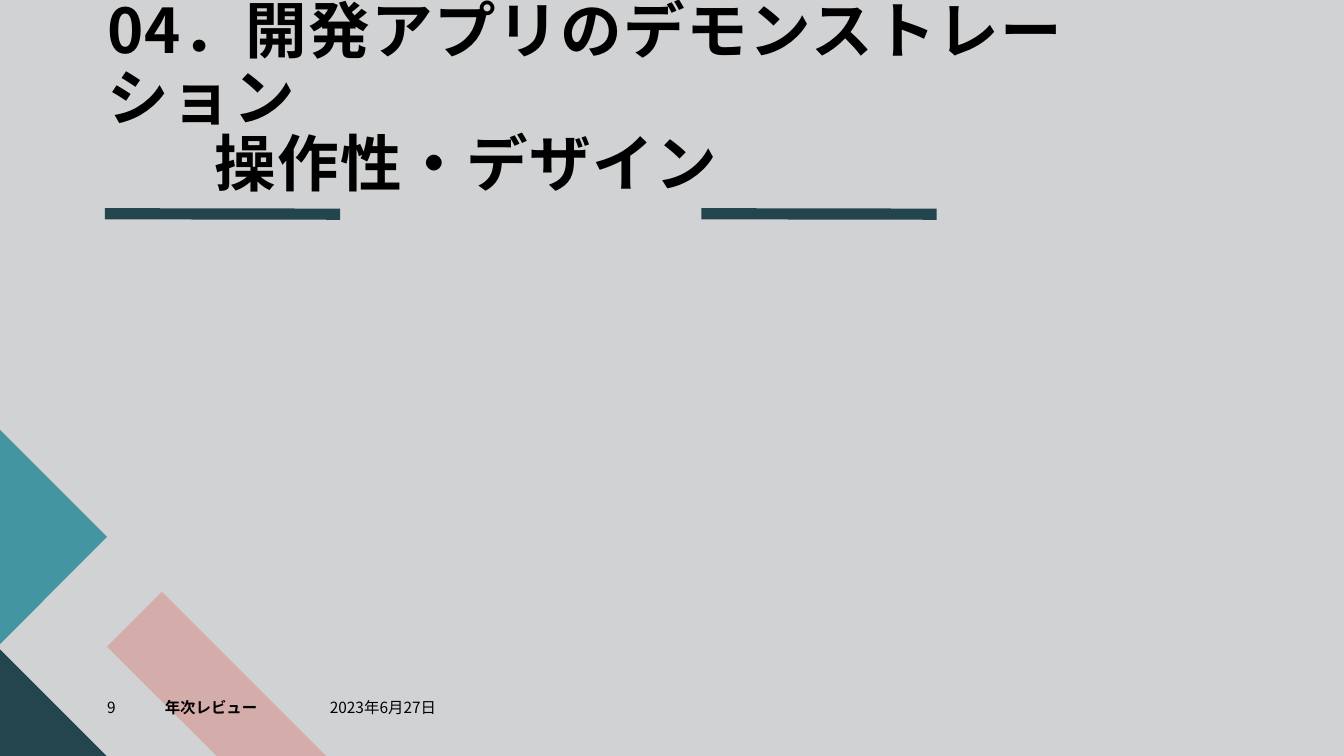
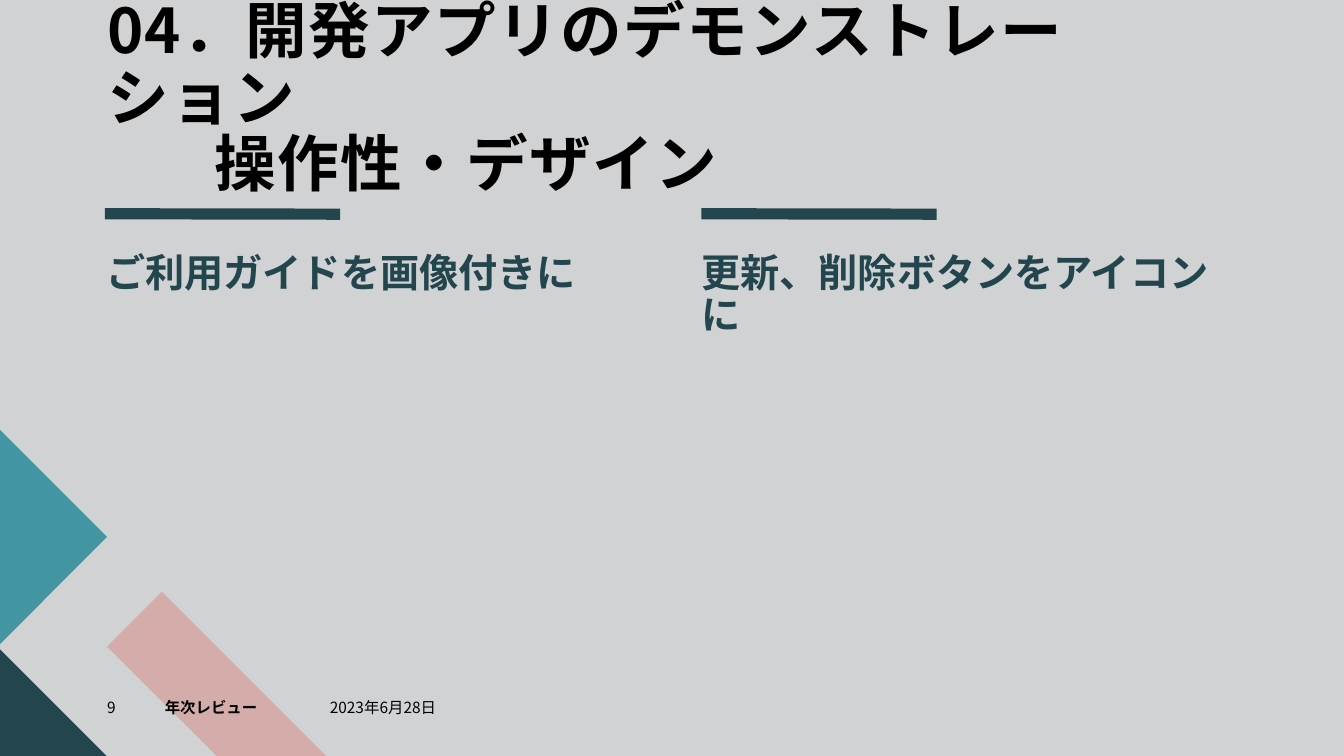
Before and after one commit to dojo2023/C-5, a slide deck: slide 9 of doc/SubsKeeper.pptx. Drawn at 1344x756 pixels with LibreOffice and Linux fonts; fonts in the diff are those of the drawing. Boxes give left, top, right and bottom in pixels: in the first picture for what was removed or moved away, otherwise in the second. Text is boxed around its words. In the diff, an @@ line names an element or a change of style, - is before the commit and + after.

```diff
--- a/doc/SubsKeeper.pptx
+++ b/doc/SubsKeeper.pptx
@@ text added at (106, 253, 576, 291), 28 pt, text #23454D, bold @@
+ご利用ガイドを画像付きに
@@ text added at (701, 253, 1208, 291), 28 pt, text #23454D, bold @@
+更新、削除ボタンをアイコンに
@@ text at (330, 700, 436, 715): text changed @@
-2023年6月27日
+2023年6月28日
```
Also in this commit, not shown: 16 other slides changed.
